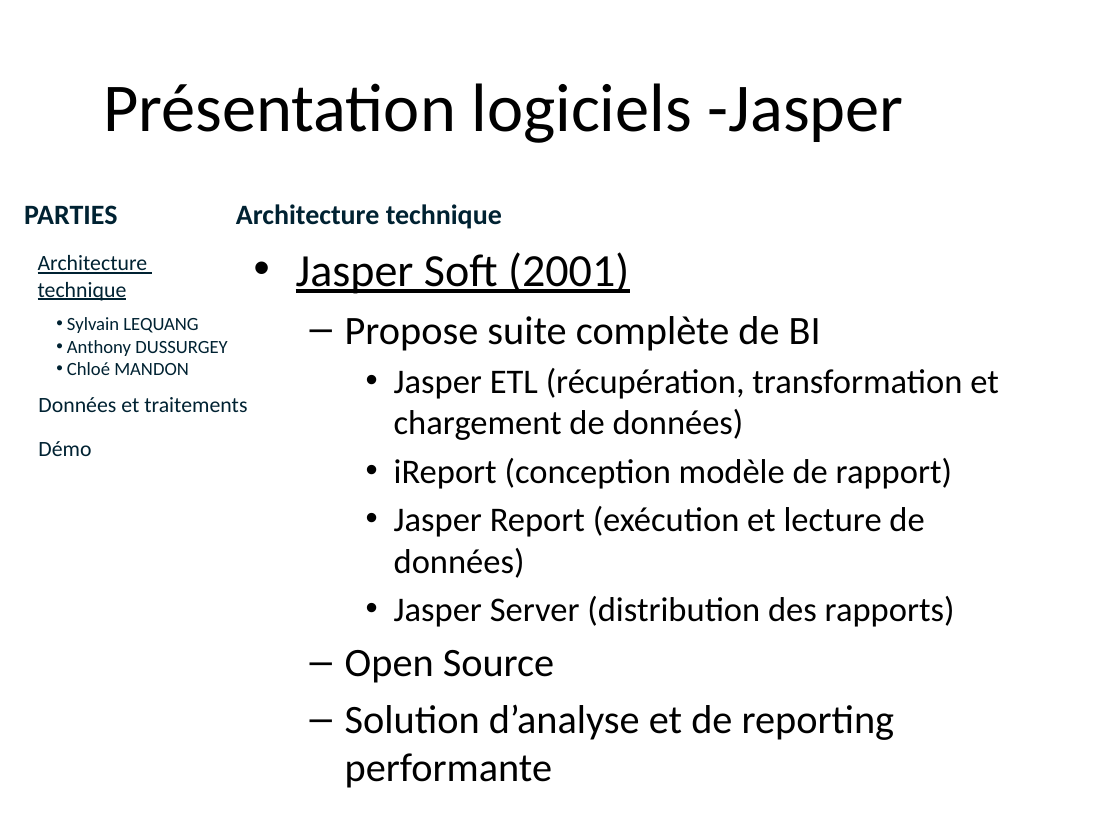
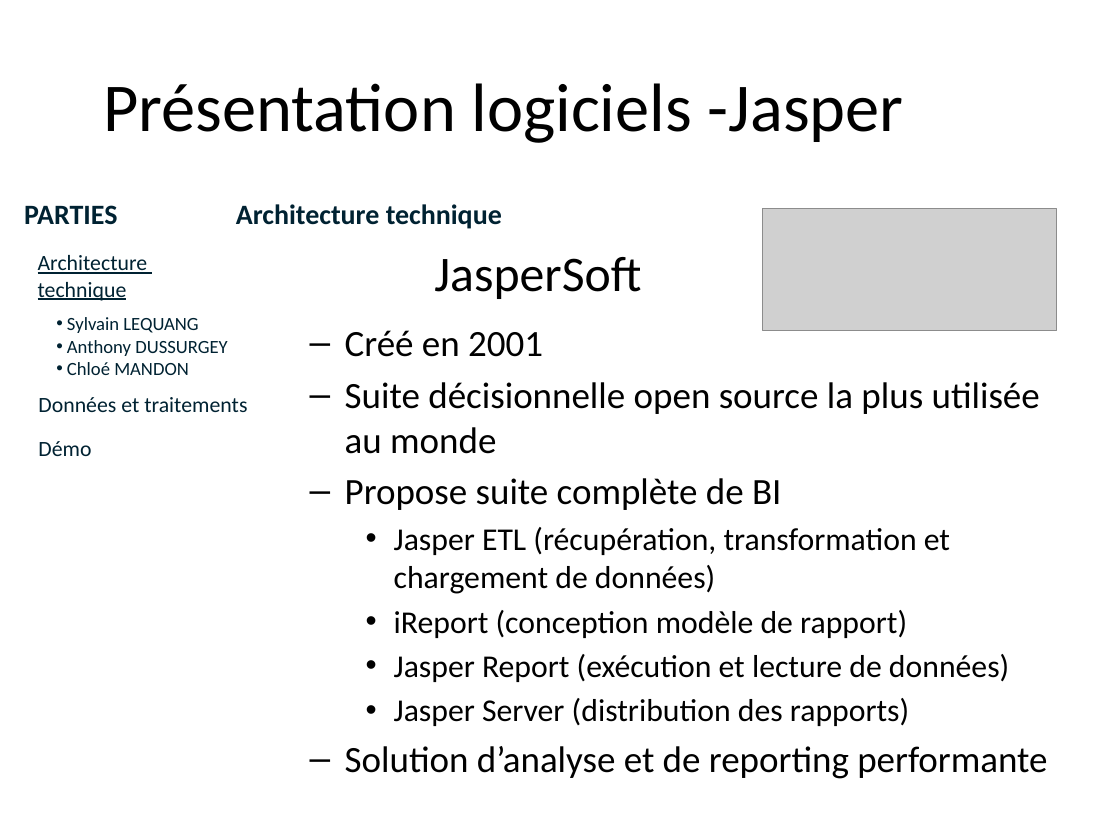
Before and after one commit to lobtec/dartiesgroupe2, a slide deck: slide 2 of PROJET/Soutenance Finale/slides_Architecture_Restitution.pptx. Drawn at 1120x840 pixels with LibreOffice and Linux fonts; fonts in the diff are those of the drawing; grey boxes stand for pictures; background and template pictures are left out. Boxes give left, top, right and bottom in pixels: in the first picture for what was removed or moved away, otherwise in the second. Text is boxed around its words. In the diff, an @@ line names an element or a change of style, - is before the commit and + after.

```diff
--- a/PROJET/Soutenance Finale/slides_Architecture_Restitution.pptx
+++ b/PROJET/Soutenance Finale/slides_Architecture_Restitution.pptx
@@ picture added at (x1=763, y1=208, x2=1056, y2=330) @@
@@ text added at (x1=434, y1=257, x2=641, y2=299), 32 pt, text #000000 @@
+  JasperSoft
@@ text "Créé en 2001" moved from (x1=296, y1=252, x2=999, y2=740) to (x1=345, y1=330, x2=1047, y2=779) @@
@@ text at (x1=345, y1=330, x2=1040, y2=454): text changed; size 29.6 to 23.8 pt @@
-• Jasper Soft (2001)
+  – Créé en 2001
+  – Suite décisionnelle open source la plus utilisée au monde
@@ text at (x1=345, y1=478, x2=1047, y2=779): size 25.9 to 23.8 pt in "Propose suite complète de BI", "Solution d’analyse et de reporting performante"; size 22.2 to 20.4 pt in "Jasper ETL (récupération, transformation et chargement de ...", "iReport (conception modèle de rapport)", "Jasper Report (exécution et lecture de données)", "Jasper Server (distribution des rapports)" @@
@@ text at (x1=345, y1=650, x2=554, y2=683): paragraph removed @@
-  – Open Source
```
Also in this commit, not shown: 9 other slides changed.
